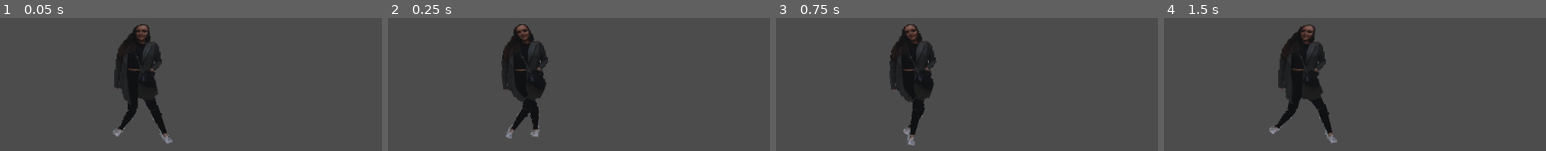
Above: before the commit, frames 1-4 (left to right).
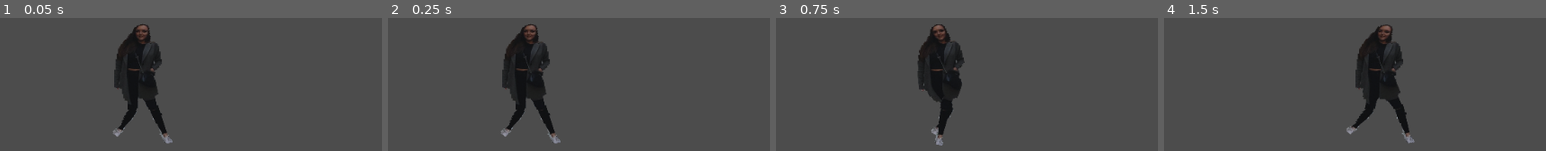
Above: after the commit, the same moments.

Repository: bartlomiejmont/WioFighter
Game: Godot game, scene res://Scenes/Gameplay.tscn
Same seed, same stepped clock (60 frames per second), same inputs: the game is played once before the commit and once after it.
Inputs:
- Up to frame 1 (0.05 s): no input
- Up to frame 2 (0.25 s): no input
- Up to frame 3 (0.75 s): hold Right (ui_right) from 0.53 s (still down)
- Up to frame 4 (1.5 s): release Right (ui_right) at 1.28 s; hold Left (ui_left) from 1.28 s (still down)

Frame 1 is identical in both runs. In frame 2, 3.1% of the frame differs, in the area x 29-46%, y 4-95%; in frame 3, 9.2%; in frame 4, 13%, in the area x 27-66%, y 4-95%.

Commit message:
add better movement

Diff:
--- a/player.gd
+++ b/player.gd
@@ -1,5 +1,23 @@
 extends KinematicBody2D
 
-func _process(delta):
+export (int) var speed = 200
 
+var velocity = Vector2()
+
+func get_input():
+	velocity = Vector2()
+	if Input.is_action_pressed('ui_right'):
+		velocity.x += 1
 		$AnimatedSprite.play("run")
+
+	elif Input.is_action_pressed('ui_left'):
+		velocity.x -= 1
+		$AnimatedSprite.play("run")
+	else:
+		$AnimatedSprite.stop()
+
+	velocity = velocity.normalized() * speed
+
+func _physics_process(delta):
+	get_input()
+	velocity = move_and_slide(velocity)
